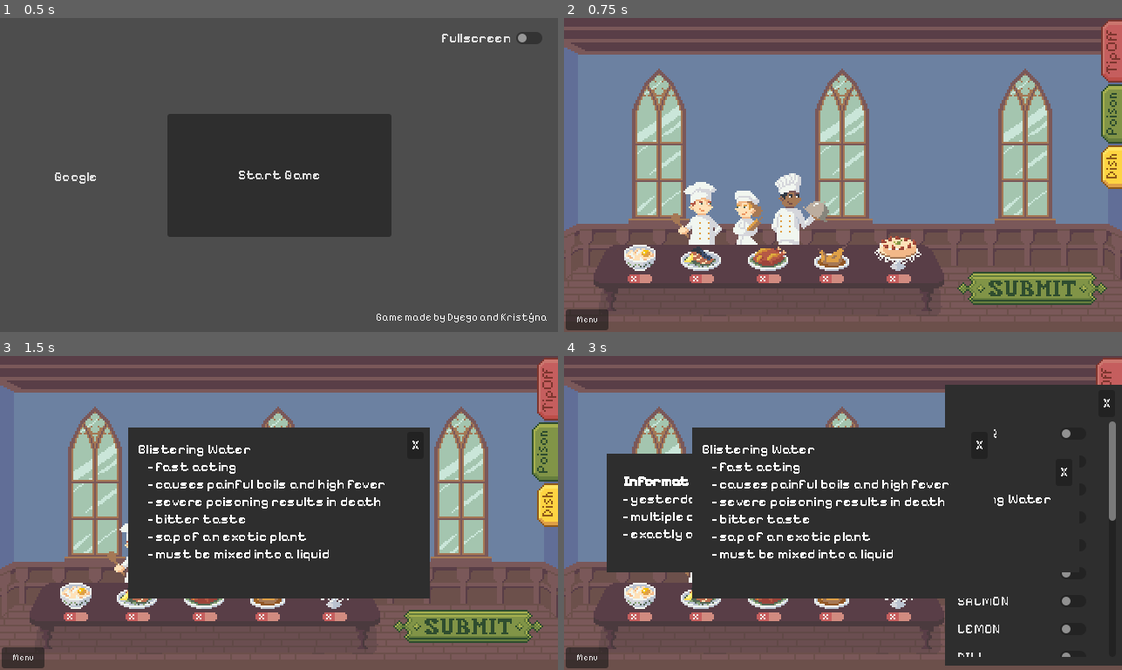
Above: before the commit, frames 1-4 (two rows, left to right).
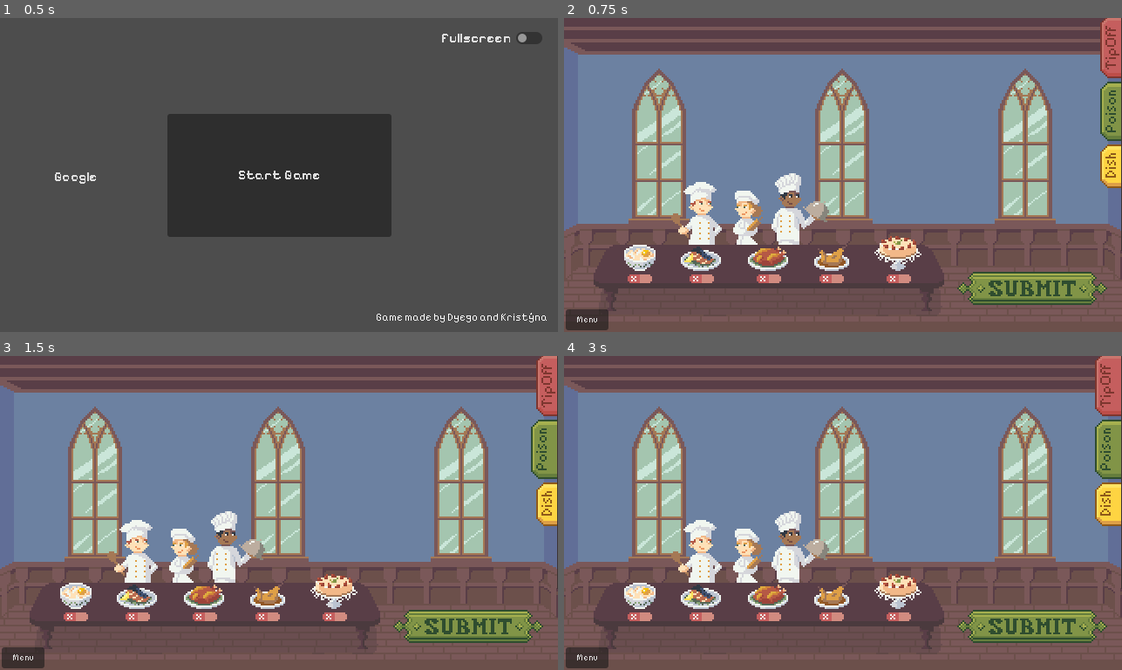
Above: after the commit, the same moments.

Repository: krstnvz/brackeys-gamejam
Game: Godot game, scene res://scenes/game/root.tscn
Two runs of this game, one before a commit and one after it. Both use one fixed random seed, a clock stepped at 60 frames per second and the inputs below.
Inputs (mouse positions are in pixels of both pictures, inside the frame that each line leads up to; where the layout moved, square brackets give the same spot in the first picture):
- Up to frame 1 (0.5 s): no input
- Up to frame 2 (0.75 s): click "Start Game" at 0.5 s
- Up to frame 3 (1.5 s): click (541, 450) [541, 453] at 1.25 s
- Up to frame 4 (3 s): click (1105, 384) [1105, 390] at 2 s; click (1105, 503) at 2.77 s

Frame 1 is identical in both runs. In frame 2, 0.9% of the frame differs, in the area x 96-100%, y 0-75%; in frame 3, 30%; in frame 4, 59%, in the area x 7-100%, y 0-99%.

Commit message:
feat: simplify button and add page UI

Diff:
--- a/scenes/game/level_1.tscn
+++ b/scenes/game/level_1.tscn
@@ -17,25 +17,30 @@
 [ext_resource type="Texture2D" uid="uid://b4su2hogptwkk" path="res://sprites/cooks/rose_atlas.tres" id="15_1dcgg"]
 [ext_resource type="Texture2D" uid="uid://1bqsoa6rtxjv" path="res://sprites/cooks/peter.png" id="16_nx801"]
 [ext_resource type="Resource" uid="uid://cgweu5mb0amv6" path="res://data objects/cooks/peter.tres" id="17_0upy3"]
-[ext_resource type="Texture2D" uid="uid://cflu6i1ewl361" path="res://sprites/UI/buttons/fancy_button_normal.tres" id="18_v233l"]
-[ext_resource type="Texture2D" uid="uid://bhelpju66iq06" path="res://sprites/UI/buttons/fancy_button_pressed.tres" id="19_lgneg"]
-[ext_resource type="Texture2D" uid="uid://ds0s0xmph5nbr" path="res://sprites/UI/buttons/fancy_button_hover.tres" id="20_b0o2m"]
-[ext_resource type="Texture2D" uid="uid://db28wicnveula" path="res://sprites/UI/tabs/poisons_tab_atlas.tres" id="21_83srn"]
-[ext_resource type="Texture2D" uid="uid://ckdy18ldb4la4" path="res://sprites/UI/tabs/poisons_tab_selected_atlas.tres" id="22_j4jt2"]
-[ext_resource type="Texture2D" uid="uid://ce1pgtdoroedg" path="res://sprites/UI/tabs/tip_off_tab_atlas.tres" id="23_xu371"]
-[ext_resource type="Texture2D" uid="uid://cgnrx0bx648aq" path="res://sprites/UI/tabs/tip_off_tab_selected_atlas.tres" id="24_22ht3"]
-[ext_resource type="Texture2D" uid="uid://m6lbiacf1efa" path="res://sprites/UI/tabs/dish_tab_atlas.tres" id="25_6jdf1"]
-[ext_resource type="Texture2D" uid="uid://dpjbpa7hysqgm" path="res://sprites/UI/tabs/dish_tab_pressed_atlas.tres" id="26_a80oh"]
+[ext_resource type="PackedScene" uid="uid://btaiju14nygip" path="res://scenes/game/side_menu.tscn" id="18_u0pkn"]
+[ext_resource type="Texture2D" uid="uid://vb52msgfi0k7" path="res://sprites/UI/buttons/fancy_button.png" id="20_15xv0"]
 [ext_resource type="Script" uid="uid://jhes5jx3ht77" path="res://scripts/overlay_visibility.gd" id="27_bjnfs"]
 [ext_resource type="Script" uid="uid://bl7126h1hxp4c" path="res://scripts/ingredients/ingredient_list.gd" id="28_1em48"]
 [ext_resource type="PackedScene" uid="uid://62xkmihlpayo" path="res://scenes/components/IngredientButton.tscn" id="29_l23sr"]
 [ext_resource type="Script" uid="uid://rohhvs6o5y5k" path="res://scripts/cooks/cook_statement.gd" id="30_wd80t"]
 [ext_resource type="Resource" uid="uid://cmd7y583cyq1w" path="res://data objects/cooks/rose.tres" id="31_q82fx"]
 
-[sub_resource type="AtlasTexture" id="AtlasTexture_q7sfi"]
+[sub_resource type="AtlasTexture" id="AtlasTexture_ygoml"]
 resource_local_to_scene = true
 atlas = ExtResource("16_nx801")
 region = Rect2(0, 0, 31, 37)
+
+[sub_resource type="AtlasTexture" id="AtlasTexture_4xw7v"]
+atlas = ExtResource("20_15xv0")
+region = Rect2(0, 0, 86, 19)
+
+[sub_resource type="AtlasTexture" id="AtlasTexture_15xv0"]
+atlas = ExtResource("20_15xv0")
+region = Rect2(0, 38, 86, 19)
+
+[sub_resource type="AtlasTexture" id="AtlasTexture_u0pkn"]
+atlas = ExtResource("20_15xv0")
+region = Rect2(0, 19, 86, 19)
 
 [node name="Main" type="Node" unique_id=447475477 node_paths=PackedStringArray("dishes")]
 script = ExtResource("1_djq2t")
@@ -113,8 +118,14 @@
 offset_top = 186.0
 offset_right = 152.0
 offset_bottom = 223.0
-texture_normal = SubResource("AtlasTexture_q7sfi")
+texture_normal = SubResource("AtlasTexture_ygoml")
 cook_data = ExtResource("17_0upy3")
+
+[node name="SideMenu" parent="." unique_id=1656243602 instance=ExtResource("18_u0pkn")]
+offset_left = 639.0
+offset_top = -3.0
+offset_right = 739.0
+offset_bottom = 134.0
 
 [node name="SubmitButton" type="TextureButton" parent="." unique_id=344558434]
 texture_filter = 1
@@ -130,50 +141,9 @@
 grow_horizontal = 0
 grow_vertical = 0
 scale = Vector2(2, 2)
-texture_normal = ExtResource("18_v233l")
-texture_pressed = ExtResource("19_lgneg")
-texture_hover = ExtResource("20_b0o2m")
-
-[node name="BookButton" type="TextureButton" parent="." unique_id=182501037]
-texture_filter = 1
-offset_left = 606.0
-offset_top = 76.0
-offset_right = 623.0
-offset_bottom = 110.0
-scale = Vector2(2, 2)
-toggle_mode = true
-texture_normal = ExtResource("21_83srn")
-texture_pressed = ExtResource("22_j4jt2")
-texture_hover = ExtResource("22_j4jt2")
-
-[node name="TipOffButton" type="TextureButton" parent="." unique_id=2060027554]
-texture_filter = 1
-anchors_preset = 1
-anchor_left = 1.0
-anchor_right = 1.0
-offset_left = -34.0
-offset_top = 2.0
-offset_right = -17.0
-offset_bottom = 38.0
-grow_horizontal = 0
-scale = Vector2(2, 2)
-size_flags_horizontal = 8
-toggle_mode = true
-texture_normal = ExtResource("23_xu371")
-texture_pressed = ExtResource("24_22ht3")
-texture_hover = ExtResource("24_22ht3")
-
-[node name="IngredientsButton" type="TextureButton" parent="." unique_id=1830757112]
-texture_filter = 1
-offset_left = 606.0
-offset_top = 146.0
-offset_right = 623.0
-offset_bottom = 171.0
-scale = Vector2(2, 2)
-toggle_mode = true
-texture_normal = ExtResource("25_6jdf1")
-texture_pressed = ExtResource("26_a80oh")
-texture_hover = ExtResource("26_a80oh")
+texture_normal = SubResource("AtlasTexture_4xw7v")
+texture_pressed = SubResource("AtlasTexture_15xv0")
+texture_hover = SubResource("AtlasTexture_u0pkn")
 
 [node name="Overlays" type="Node" parent="." unique_id=1645188447]
 
@@ -429,9 +399,6 @@
 [connection signal="button_up" from="Cooks/Rose" to="Overlays/RoseStatementOverlay" method="_on_visibility_button_up"]
 [connection signal="button_up" from="Cooks/Peter" to="Overlays/PeterStatementOverlay" method="_on_visibility_button_up"]
 [connection signal="button_up" from="SubmitButton" to="." method="_on_submit_button_button_up"]
-[connection signal="button_up" from="BookButton" to="Overlays/BookOverlay" method="_on_visibility_button_up"]
-[connection signal="button_up" from="TipOffButton" to="Overlays/TipOffOverlay" method="_on_visibility_button_up"]
-[connection signal="button_up" from="IngredientsButton" to="Overlays/IngredientsOverlay" method="_on_visibility_button_up"]
 [connection signal="button_up" from="Overlays/IngredientsOverlay/CancelButton" to="Overlays/IngredientsOverlay" method="_on_cancel_button_button_up"]
 [connection signal="button_up" from="Overlays/TipOffOverlay/CancelButton" to="Overlays/TipOffOverlay" method="_on_cancel_button_button_up"]
 [connection signal="button_up" from="Overlays/BookOverlay/CancelButton" to="Overlays/BookOverlay" method="_on_cancel_button_button_up"]
--- a/scenes/game/level_2.tscn
+++ b/scenes/game/level_2.tscn
@@ -17,9 +17,8 @@
 [ext_resource type="Texture2D" uid="uid://b4su2hogptwkk" path="res://sprites/cooks/rose_atlas.tres" id="15_nyeqf"]
 [ext_resource type="Texture2D" uid="uid://1bqsoa6rtxjv" path="res://sprites/cooks/peter.png" id="16_o476j"]
 [ext_resource type="Resource" uid="uid://cgweu5mb0amv6" path="res://data objects/cooks/peter.tres" id="17_ggxxd"]
-[ext_resource type="Texture2D" uid="uid://cflu6i1ewl361" path="res://sprites/UI/buttons/fancy_button_normal.tres" id="18_qvta0"]
-[ext_resource type="Texture2D" uid="uid://bhelpju66iq06" path="res://sprites/UI/buttons/fancy_button_pressed.tres" id="19_sgwhf"]
-[ext_resource type="Texture2D" uid="uid://ds0s0xmph5nbr" path="res://sprites/UI/buttons/fancy_button_hover.tres" id="20_l7wyl"]
+[ext_resource type="Texture2D" uid="uid://cflu6i1ewl361" path="res://sprites/UI/buttons/fancy_button_atlas.tres" id="18_qvta0"]
+[ext_resource type="Texture2D" uid="uid://vb52msgfi0k7" path="res://sprites/UI/buttons/fancy_button.png" id="19_ki3pc"]
 [ext_resource type="Texture2D" uid="uid://db28wicnveula" path="res://sprites/UI/tabs/poisons_tab_atlas.tres" id="21_xi6om"]
 [ext_resource type="Texture2D" uid="uid://ckdy18ldb4la4" path="res://sprites/UI/tabs/poisons_tab_selected_atlas.tres" id="22_cjxxt"]
 [ext_resource type="Texture2D" uid="uid://ce1pgtdoroedg" path="res://sprites/UI/tabs/tip_off_tab_atlas.tres" id="23_w3dg2"]
@@ -32,10 +31,18 @@
 [ext_resource type="Script" uid="uid://rohhvs6o5y5k" path="res://scripts/cooks/cook_statement.gd" id="30_1at1u"]
 [ext_resource type="Resource" uid="uid://cmd7y583cyq1w" path="res://data objects/cooks/rose.tres" id="31_dihvj"]
 
-[sub_resource type="AtlasTexture" id="AtlasTexture_q7sfi"]
+[sub_resource type="AtlasTexture" id="AtlasTexture_3dbay"]
 resource_local_to_scene = true
 atlas = ExtResource("16_o476j")
 region = Rect2(0, 0, 31, 37)
+
+[sub_resource type="AtlasTexture" id="AtlasTexture_u0pkn"]
+atlas = ExtResource("19_ki3pc")
+region = Rect2(0, 38, 86, 19)
+
+[sub_resource type="AtlasTexture" id="AtlasTexture_8i3vp"]
+atlas = ExtResource("19_ki3pc")
+region = Rect2(0, 19, 86, 19)
 
 [node name="Main" type="Node" unique_id=447475477 node_paths=PackedStringArray("dishes")]
 script = ExtResource("1_3dbay")
@@ -131,8 +138,8 @@
 grow_vertical = 0
 scale = Vector2(2, 2)
 texture_normal = ExtResource("18_qvta0")
-texture_pressed = ExtResource("19_sgwhf")
-texture_hover = ExtResource("20_l7wyl")
+texture_pressed = SubResource("AtlasTexture_u0pkn")
+texture_hover = SubResource("AtlasTexture_8i3vp")
 
 [node name="BookButton" type="TextureButton" parent="." unique_id=182501037]
 texture_filter = 1
--- /dev/null
+++ b/scenes/game/side_menu.tscn
@@ -0,0 +1,50 @@
+[gd_scene format=3 uid="uid://btaiju14nygip"]
+
+[ext_resource type="Texture2D" uid="uid://db28wicnveula" path="res://sprites/UI/tabs/poisons_tab_atlas.tres" id="1_5tn8c"]
+[ext_resource type="Texture2D" uid="uid://bquhnodu5r17i" path="res://sprites/UI/page.png" id="1_sfjtl"]
+[ext_resource type="Texture2D" uid="uid://ckdy18ldb4la4" path="res://sprites/UI/tabs/poisons_tab_selected_atlas.tres" id="2_sfjtl"]
+[ext_resource type="Texture2D" uid="uid://ce1pgtdoroedg" path="res://sprites/UI/tabs/tip_off_tab_atlas.tres" id="3_j5h4h"]
+[ext_resource type="Texture2D" uid="uid://cgnrx0bx648aq" path="res://sprites/UI/tabs/tip_off_tab_selected_atlas.tres" id="4_ag36e"]
+[ext_resource type="Texture2D" uid="uid://m6lbiacf1efa" path="res://sprites/UI/tabs/dish_tab_atlas.tres" id="5_6ssl5"]
+[ext_resource type="Texture2D" uid="uid://dpjbpa7hysqgm" path="res://sprites/UI/tabs/dish_tab_pressed_atlas.tres" id="6_j21qn"]
+
+[node name="SideMenu" type="TextureRect" unique_id=2017203291]
+texture_filter = 1
+offset_left = 34.0
+offset_right = 134.0
+offset_bottom = 137.0
+scale = Vector2(2, 2)
+texture = ExtResource("1_sfjtl")
+
+[node name="BookButton" type="TextureButton" parent="." unique_id=156124191]
+texture_filter = 1
+layout_mode = 1
+offset_left = -17.0
+offset_top = 38.0
+offset_bottom = 72.0
+toggle_mode = true
+texture_normal = ExtResource("1_5tn8c")
+texture_pressed = ExtResource("2_sfjtl")
+texture_hover = ExtResource("2_sfjtl")
+
+[node name="TipOffButton" type="TextureButton" parent="." unique_id=485438522]
+texture_filter = 1
+layout_mode = 1
+offset_left = -17.0
+offset_bottom = 36.0
+size_flags_horizontal = 8
+toggle_mode = true
+texture_normal = ExtResource("3_j5h4h")
+texture_pressed = ExtResource("4_ag36e")
+texture_hover = ExtResource("4_ag36e")
+
+[node name="DishButton" type="TextureButton" parent="." unique_id=900945569]
+texture_filter = 1
+layout_mode = 1
+offset_left = -17.0
+offset_top = 74.0
+offset_bottom = 99.0
+toggle_mode = true
+texture_normal = ExtResource("5_6ssl5")
+texture_pressed = ExtResource("6_j21qn")
+texture_hover = ExtResource("6_j21qn")
--- a/sprites/UI/buttons/fancy_button_hover.tres
+++ /dev/null
@@ -1,7 +0,0 @@
-[gd_resource type="AtlasTexture" format=3 uid="uid://ds0s0xmph5nbr"]
-
-[ext_resource type="Texture2D" uid="uid://vb52msgfi0k7" path="res://sprites/UI/buttons/fancy_button.png" id="1_612sc"]
-
-[resource]
-atlas = ExtResource("1_612sc")
-region = Rect2(0, 19, 86, 19)
--- a/sprites/UI/buttons/fancy_button_pressed.tres
+++ /dev/null
@@ -1,7 +0,0 @@
-[gd_resource type="AtlasTexture" format=3 uid="uid://bhelpju66iq06"]
-
-[ext_resource type="Texture2D" uid="uid://vb52msgfi0k7" path="res://sprites/UI/buttons/fancy_button.png" id="1_aykms"]
-
-[resource]
-atlas = ExtResource("1_aykms")
-region = Rect2(0, 38, 86, 19)
Not shown: 1 places in scenes/game/level_2.tscn that only renumber resources
Renamed: sprites/UI/buttons/fancy_button_normal.tres -> sprites/UI/buttons/fancy_button_atlas.tres
